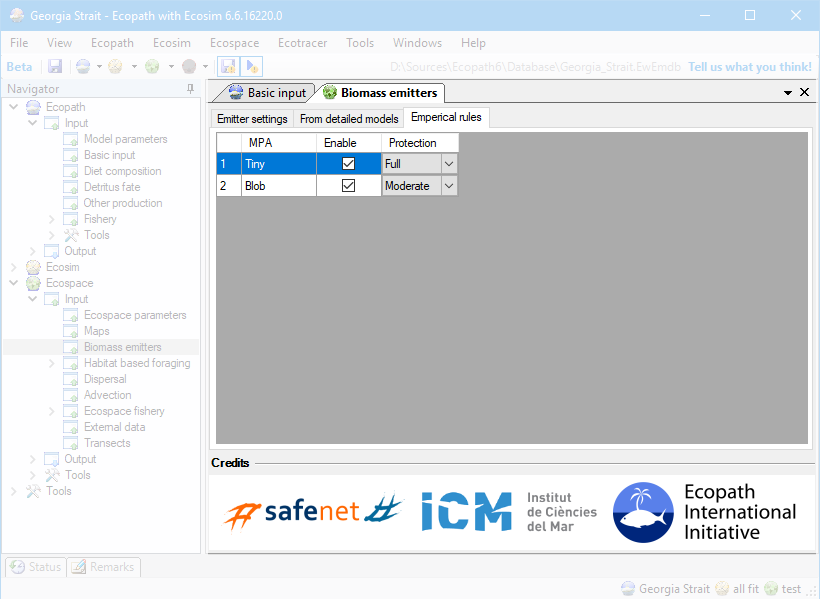
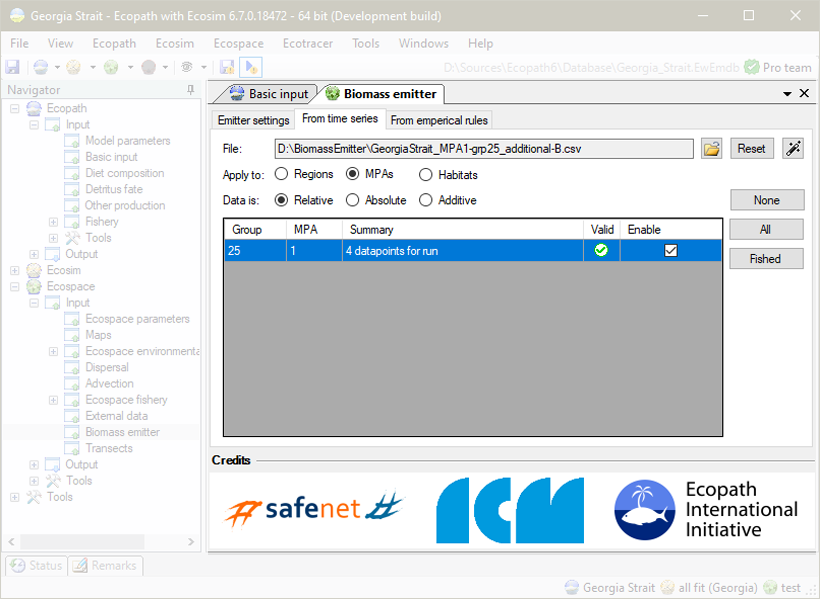
Two versions of the same layered image (820 x 599). Layer-by-layer changes:
hid "fig 2", moved it above "fig 3", painted on it over (0, 0, 820, 599)
showed "fig 3", painted on it over (0, 0, 820, 599)
removed layer "Layer 3" over (0, 0, 820, 599)